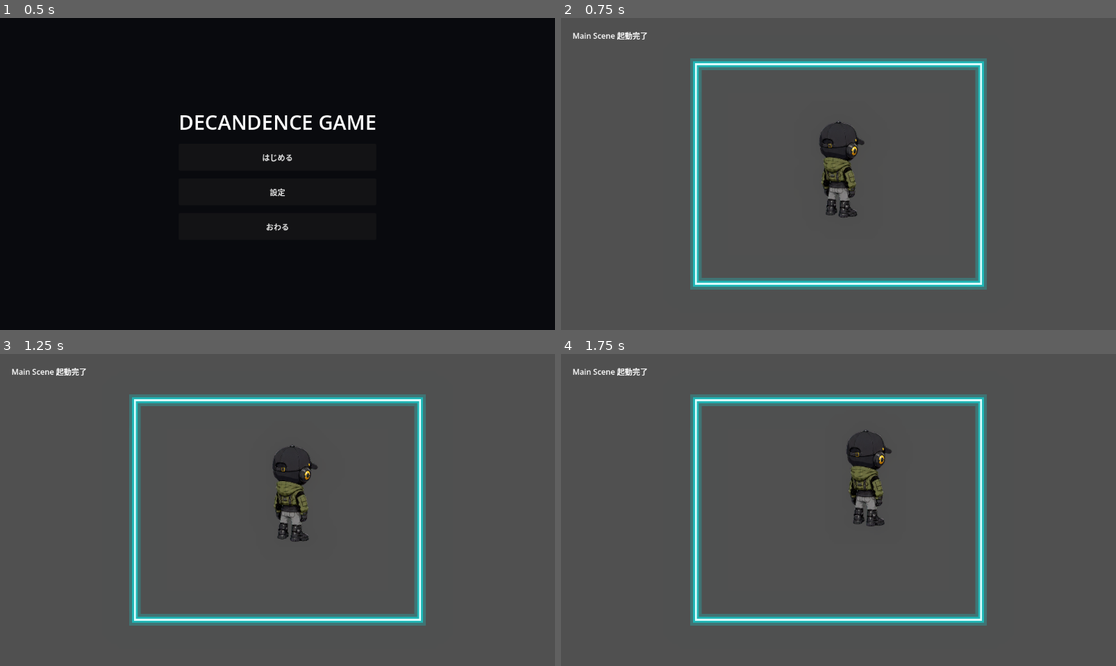
Above: before the commit, frames 1-4 (two rows, left to right).
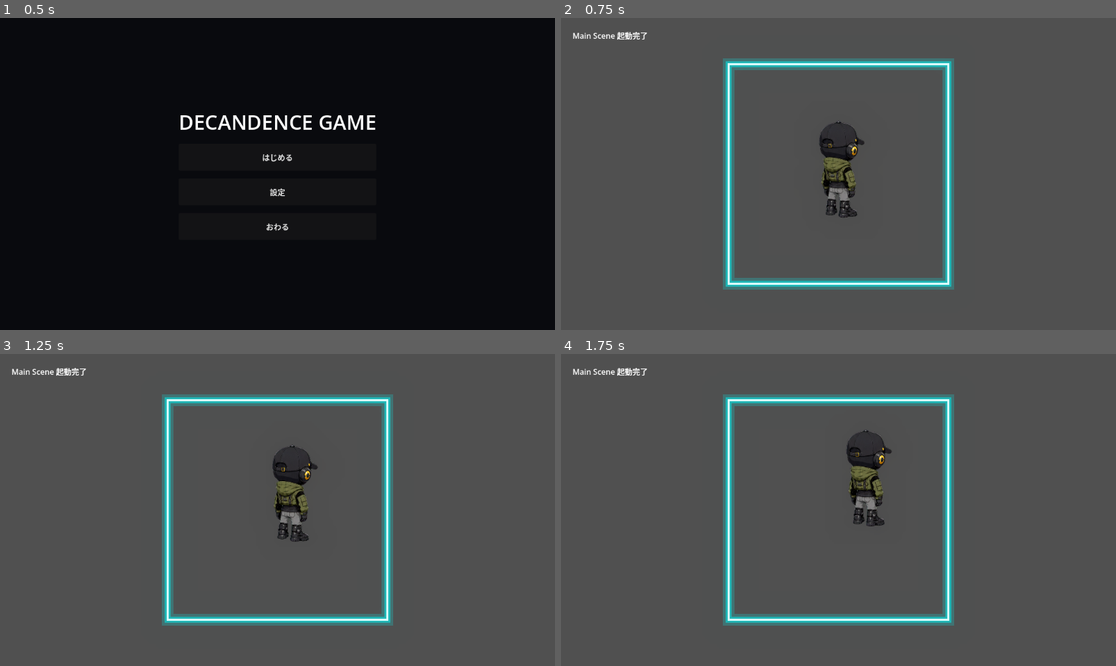
Above: after the commit, the same moments.

Repository: grimoire1089-coder/optimistic
Game: Godot game, scene res://Scenes/Boot/TitleScene.tscn
Two runs of this game, one before a commit and one after it. Both use one fixed random seed, a clock stepped at 60 frames per second and the inputs below.
Inputs:
- Up to frame 1 (0.5 s): no input
- Up to frame 2 (0.75 s): click "はじめる" at 0.5 s
- Up to frame 3 (1.25 s): no input
- Up to frame 4 (1.75 s): no input

Frame 1 is identical in both runs. In frame 2, 6.5% of the frame differs, in the area x 23-77%, y 12-88%; in frame 3, 6.5%; in frame 4, 6.5%.

Commit message:
Make Robin movement area square and clamp body

Diff:
--- a/Scripts/Characters/Robin/Modules/RobinRandomWanderModule.gd
+++ b/Scripts/Characters/Robin/Modules/RobinRandomWanderModule.gd
@@ -68,7 +68,33 @@
 		min_pos.y = center.y
 		max_pos.y = center.y
 
-	return Rect2(min_pos, max_pos - min_pos)
+	var available_size := max_pos - min_pos
+	available_size.x = maxf(available_size.x, 0.0)
+	available_size.y = maxf(available_size.y, 0.0)
+
+	var square_size := minf(available_size.x, available_size.y)
+	var square_area_size := Vector2(square_size, square_size)
+	var square_area_position := min_pos + (available_size - square_area_size) * 0.5
+	return Rect2(square_area_position, square_area_size)
+
+
+func clamp_body_to_movement_area() -> bool:
+	if _body == null:
+		return false
+
+	var movement_area := get_movement_area()
+	var area_end := movement_area.end
+	var current_position := _body.global_position
+	var clamped_position := Vector2(
+		clampf(current_position.x, movement_area.position.x, area_end.x),
+		clampf(current_position.y, movement_area.position.y, area_end.y)
+	)
+
+	if current_position.distance_squared_to(clamped_position) <= 0.001:
+		return false
+
+	_body.global_position = clamped_position
+	return true
 
 
 func _setup_walk_directions() -> void:
